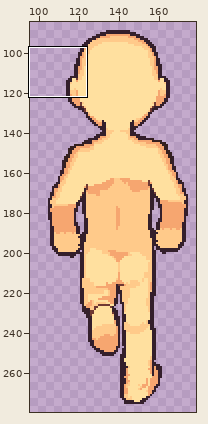
Pixel-art file, stored at Assets/aseprite/character.aseprite. The first picture is a wide view before the edit; the outline marks the close-up.
Close-up. Old version:
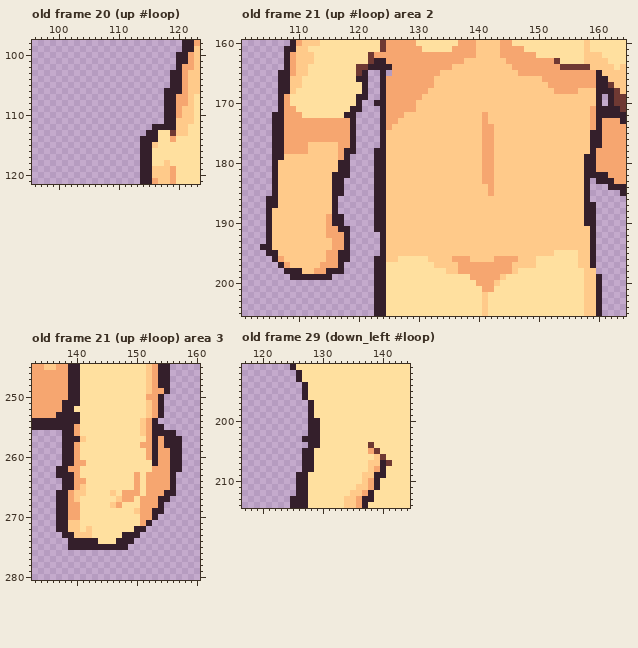
300x300 pixels, 66 frames. Pixels under 10% opacity are left out. Colours within 5 levels of each other are drawn and written as one. Shown: old frame 20 (up #loop): x 96..123, y 98..121; old frame 21 (up #loop) area 2: x 101..164, y 160..205; old frame 21 (up #loop) area 3: x 133..160, y 245..280; old frame 29 (down_left #loop): x 117..144, y 191..214. The old version is drawn lined up with the new one, on the new canvas. The wide view leaves out empty margins. The commit also changed other frames or places, which this record leaves out.
The same view after the edit:
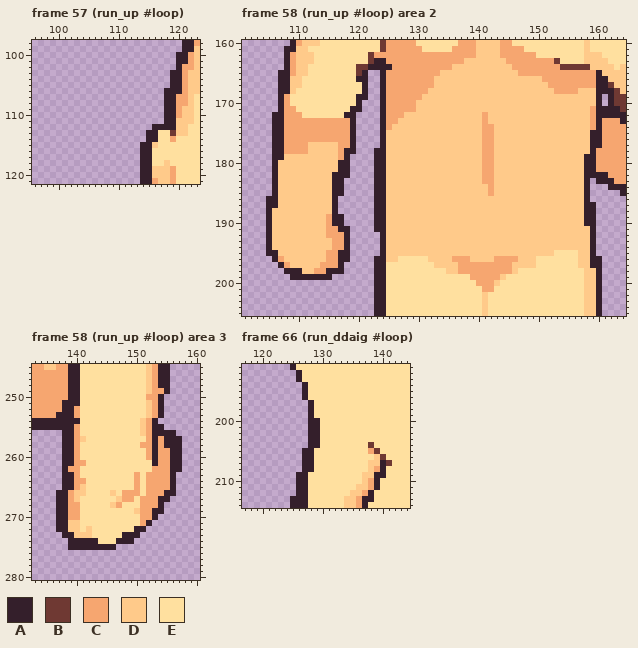
Palette (. is transparent): A #341f2b  B #6f3933  C #f6a670  D #ffca8a  E #ffe09f
Difference:
canvas 300x300 -> 286x300 (the part of the old canvas that was cut away was empty and is not shown)
frames 66 -> 103
Changed rows in their new state; - is an unchanged pixel.
Frame 57 (run_up #loop) against old frame 20 (up #loop):
first column x 114:
114 .
Frame 58 (run_up #loop) area 2 against old frame 21 (up #loop):
first column x 125:
165 C
first column x 123:
170 .
first column x 104:
194 .--------------------------------------------------------
196 --------------------------------------------------------A
197 --------------------------------------------------------A
198 --------------------------------------------------------A
Frame 58 (run_up #loop) area 3 against old frame 21 (up #loop):
first column x 140:
252 C
253 C
first column x 140:
257 C
first column x 137:
262 .
263 .
first column x 147:
275 ..
Frame 66 (run_ddaig #loop) against old frame 29 (down_left #loop):
first column x 127:
203 .
